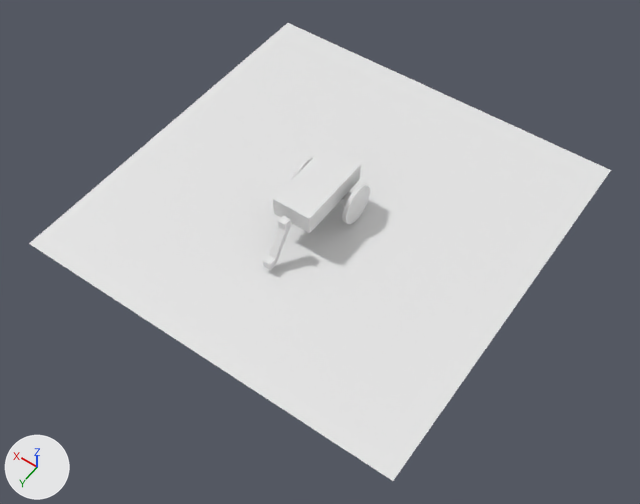
The Blender file PLIRSE_DEMO_LAWNMOWER.blend: old version first, new version second.
Before and after are seen from a 50 mm camera at (-15.9, 23.1, 31.1) aimed at (-1.0, 2.2, -1.7). Every picture has the same lights, and +X, +Y and +Z are marked at lower left.
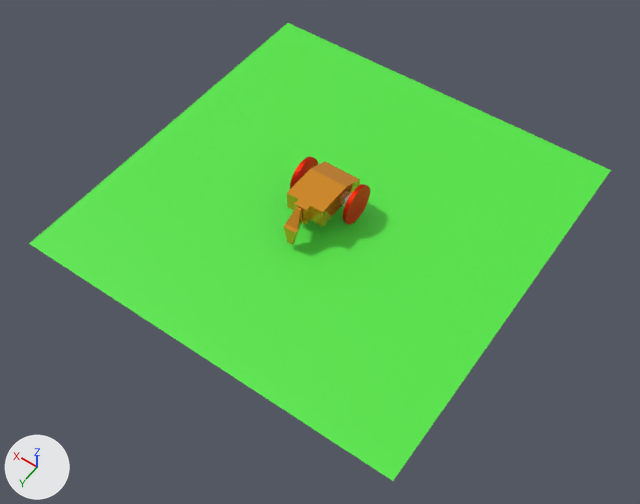
What differs and where, as boxes (x1, y1, x2, y2) in the pictures (640 x 504 px):
'Plane', recoloured (white to green)
    both: (29, 23, 611, 481)
'Cube', reshaped, moved, rescaled
    before: (273, 147, 361, 233)
    after: (287, 162, 360, 226)
'Cube.001', reshaped, moved, rescaled (31% narrower, 30% shorter)
    before: (263, 215, 291, 270)
    after: (283, 207, 302, 245)
'wheel', recoloured
    both: (342, 184, 370, 225)
'wheelbase', moved
    before: (340, 192, 352, 206)
    after: (343, 193, 352, 206)

The change in detail:
Material 'wheel' (mat_wheel) is new.
Its base color is (0.8, 0.0183, 0.0) (red #e72500).
Its metallic is 0.877.
Material 'body' (mat_body) is new.
Its base color is (1.0, 0.399, 0.0336) (orange #ffa933).
Its metallic is 0.685.
Its roughness is 0.136.
Material 'ground' (mat_ground) is new.
Its base color is (0.0883, 0.8, 0.0576) (green #54e744).
me_plane has 4 vertices, 1 face and spans x -10.0..10.0, y -10.0..10.0, z 0.0.
me_plane now uses material mat_ground (green #54e744).
me_cube_003 is used by ob_cube; location (0.0, 1.0, 1.0); scale (1.0, 2.0, 0.5).
me_cube_003 had 8 vertices, 6 faces and spanned x -1.0..1.0, y -1.0..1.0, z -1.0..1.0.
me_cube_003 now has 32 vertices, 27 faces and spans x -1.0..1.0, y -3.34..0.84, z -1.5..2.0.
me_cube_003 part 1: the whole mesh is rebuilt.
me_cube_003 now uses material mat_body (orange #ffa933).
me_cube_004 is used by ob_cube_001; location (0.0, 3.5, 1.0); scale (0.2, 0.2, 0.2).
me_cube_004 had 16 vertices, 14 faces and spanned x -1.0..1.0, y -1.0..7.02, z -8.91..1.0.
me_cube_004 now has 16 vertices, 13 faces and spans x -0.33..0.33, y 0.0..0.79, z -1.5..2.0.
me_cube_004 part 2: the whole mesh is rebuilt.
me_cube_004 now uses material mat_body (orange #ffa933).
me_cylinder has 64 vertices, 34 faces and spans x -0.1..0.1, y -1.0..1.0, z -1.0..1.0.
me_cylinder now uses material mat_wheel (red #e72500).
Object 'Cube' (ob_cube) moves from (0.0, 1.0, 1.0) to (0.0, 2.34, 0.0).
Object 'Cube' (ob_cube) is rescaled from (1.0, 2.0, 0.5) to (1.0, 1.0, 0.5).
Object 'Cube.001' (ob_cube_001) moves from (0.0, 3.5, 1.0) to (0.0, 2.4, 0.0).
Object 'Cube.001' (ob_cube_001) is rescaled from (0.2, 0.2, 0.2) to (1.0, 1.0, 0.5).
In object 'wheelbase' (ob_wheelbase), parent is now set to ob_e_w2base_001.
Object 'E.W2base.001' (ob_e_w2base_001) is new.
Its location is (-1.0, 0.0, 0.0).
